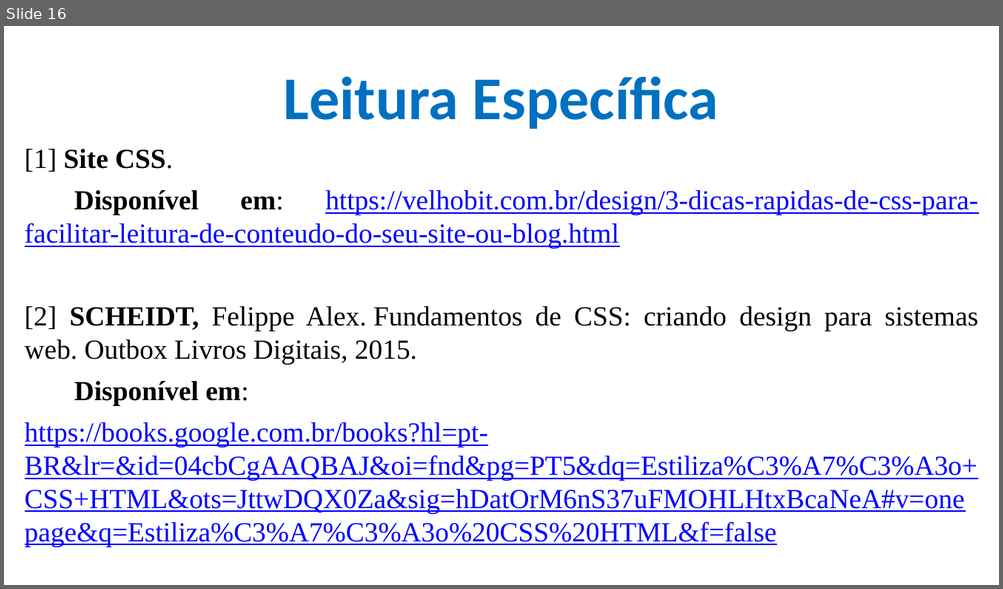
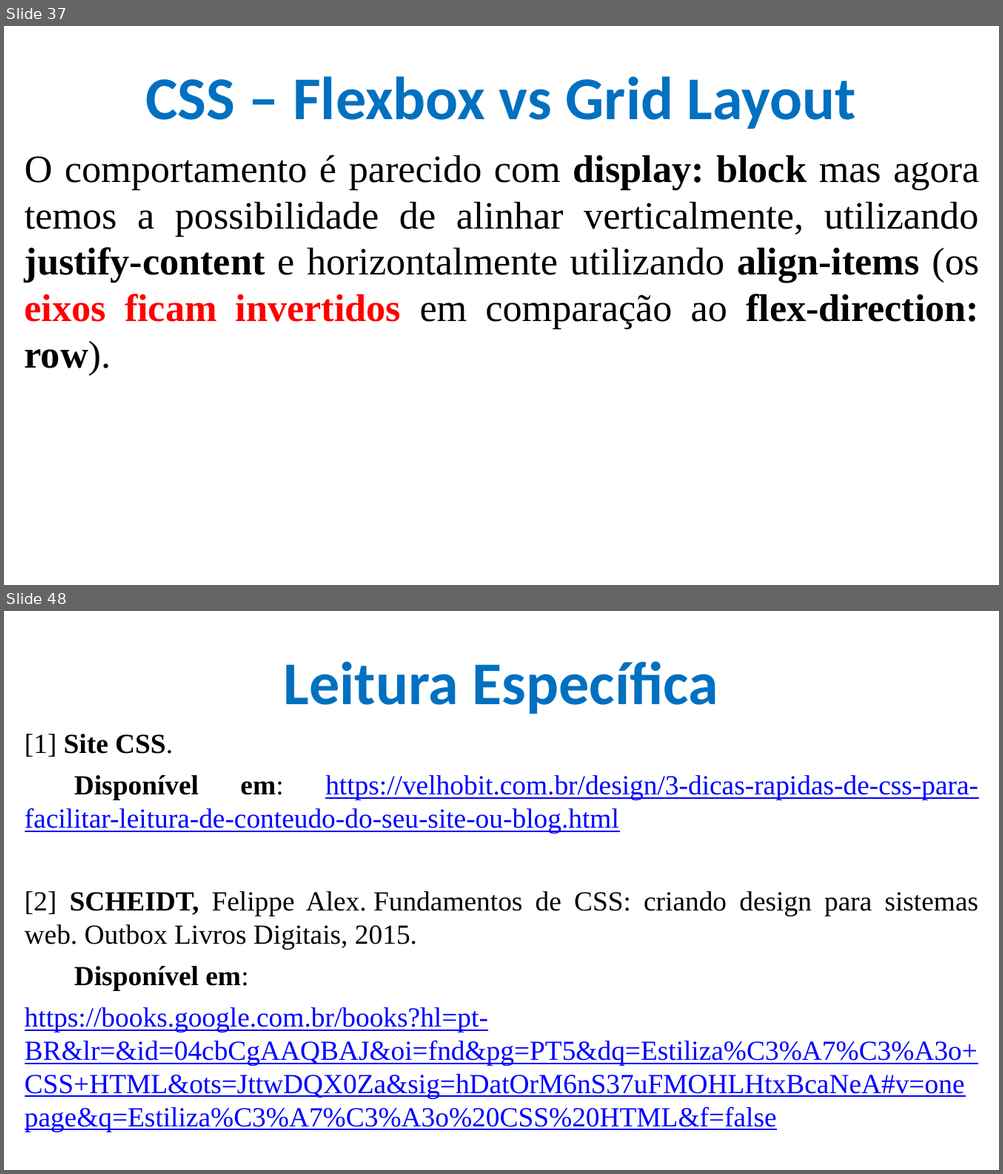
Before and after one commit to CloudEducationBrazil/WydenDesenvolvimentoWebPHP, a slide deck: 01 Classes/Aula 05 e 06 Desenvolvimento Web - CSS.pptx. Shown one above the other, each under a label of ours: slide 16 before the commit, slides 37 and 48 after it; the slides between them are not shown. The pictures are 1003x589 and 1003x1174 pixels, drawn with LibreOffice and Linux fonts; fonts in the diff are those of the drawing; background and template pictures are left out. Boxes give left, top, right and bottom in pixels: in the first picture for what was removed or moved away, otherwise in the second. Text is boxed around its words. In the diff, an @@ line names an element or a change of style, - is before the commit and + after.

```diff
--- a/01 Classes/Aula 05 e 06 Desenvolvimento Web - CSS.pptx
+++ b/01 Classes/Aula 05 e 06 Desenvolvimento Web - CSS.pptx
@@ slide 37 added at bbox=[4, 26, 999, 585], background picture (left out) @@
@@ title added at bbox=[145, 76, 856, 129], 44 pt, text #0070C0, bold @@
+CSS – Flexbox vs Grid Layout
@@ text added at bbox=[25, 155, 979, 376], 28 pt, text #000000 @@
+O comportamento é parecido com display: block mas agora temos a possibilidade de alinhar verticalmente, utilizando justify-content e horizontalmente utilizando align-items (os eixos ficam invertidos em comparação ao flex-direction: row).
@@ what was slide 16 is now slide 48 @@
```
Also in this commit, not shown: 7 slides changed, 32 other slides added, 1 slide removed, 1 other file.
